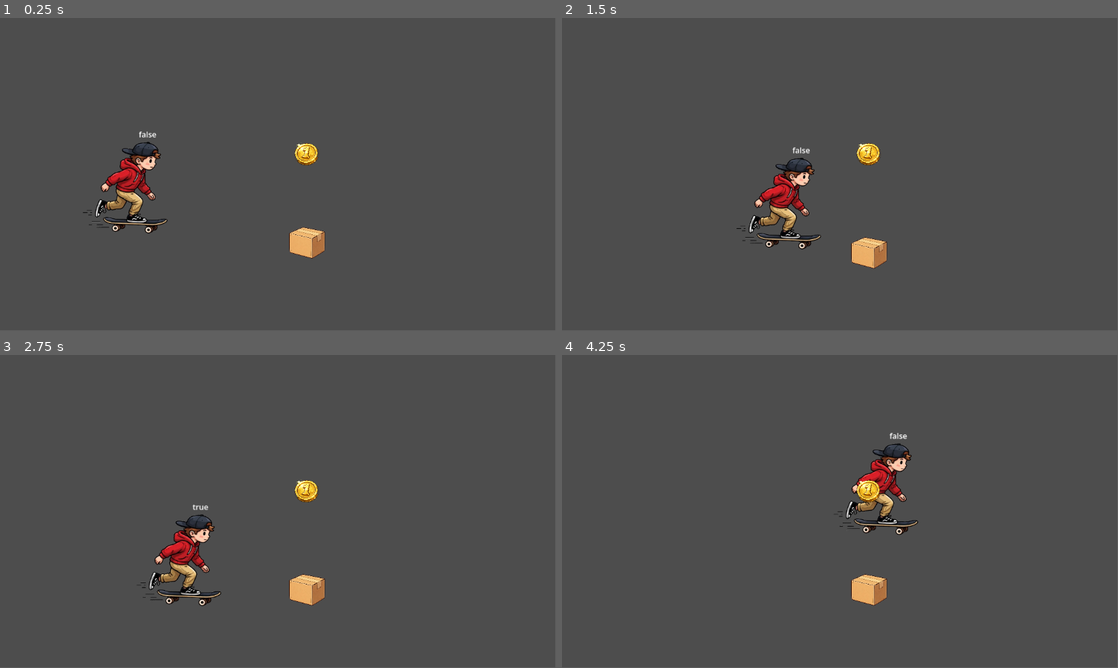
Above: before the commit, frames 1-4 (two rows, left to right).
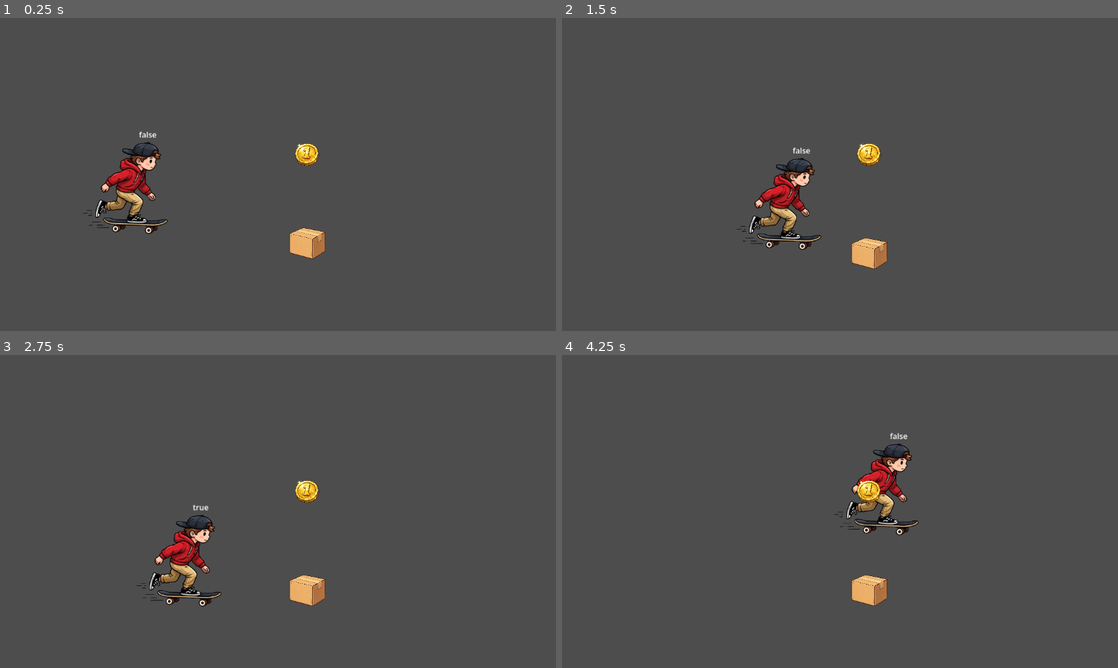
Above: after the commit, the same moments.

Repository: CCV-JamesNye/Game-Programming
Game: Godot game, scene res://Scenes/Skater_Scroller.tscn
The game is run twice, just before and just after one commit, with the same random seed, the same clock (stepped at 60 frames per second) and the same inputs. Before the commit the project starts from res://Skater_Scroller.tscn.
Inputs:
- Up to frame 1 (0.25 s): no input
- Up to frame 2 (1.5 s): hold D (move_right) from 0.53 s (still down); tap Space (jump) at 0.77 s
- Up to frame 3 (2.75 s): tap Space (jump) at 1.52 s; release D (move_right) at 2.03 s; hold A (move_left) from 2.03 s (still down)
- Up to frame 4 (4.25 s): release A (move_left) at 2.78 s; hold D (move_right) from 2.78 s (still down); tap Space (jump) at 3.02, 3.77 s
In our replay, the window is 799x449 before the commit and 800x450 after it. These sizes can differ from the game's own. Grey fills any space a smaller window leaves; there, only what the larger window draws over its background counts as a difference.

The runs differ from the first frame. In frame 1, 1.0% of the frame differs, in the area x 14-59%, y 36-78%; in frame 2, 1.1%; in frame 3, 1.1%, in the area x 24-59%, y 39-81%; in frame 4, 1.0%.

Commit message:
organization
messed with what the aspect ratio looks like - reverted to original

also did a bit of folder organization

Diff:
--- a/player-controller-prototype/Skater_Scroller.tscn
+++ b/player-controller-prototype/Scenes/Skater_Scroller.tscn
@@ -1,10 +1,10 @@
 [gd_scene format=3 uid="uid://d1x8pu4svba48"]
 
-[ext_resource type="Texture2D" uid="uid://dk6tbitixjktq" path="res://environment/cardboard_box2.png" id="1_38ol2"]
-[ext_resource type="Script" uid="uid://brrupedyn7vg2" path="res://Scripts/skater-character-body.gd" id="2_4c7b1"]
-[ext_resource type="Texture2D" uid="uid://7qec0m6eo6ik" path="res://player/skater-nobackground.png" id="3_s1e06"]
-[ext_resource type="Script" uid="uid://dhha3cxule17j" path="res://area_2d.gd" id="4_1q155"]
-[ext_resource type="Texture2D" uid="uid://cga2b12olqdsi" path="res://environment/coin.png" id="5_4c7b1"]
+[ext_resource type="Texture2D" uid="uid://dk6tbitixjktq" path="res://art/cardboard_box2.png" id="1_7dufk"]
+[ext_resource type="Script" uid="uid://brrupedyn7vg2" path="res://Scenes/Scripts/skater-character-body.gd" id="2_1h2ij"]
+[ext_resource type="Texture2D" uid="uid://7qec0m6eo6ik" path="res://player/skater-nobackground.png" id="3_6qg56"]
+[ext_resource type="Script" uid="uid://dhha3cxule17j" path="res://Scenes/Scripts/area_2d.gd" id="4_lv0gn"]
+[ext_resource type="Texture2D" uid="uid://cga2b12olqdsi" path="res://art/coin.png" id="5_4681y"]
 
 [sub_resource type="WorldBoundaryShape2D" id="WorldBoundaryShape2D_u302n"]
 
@@ -34,17 +34,17 @@
 
 [node name="Sprite2D" type="Sprite2D" parent="Box" unique_id=214887062]
 scale = Vector2(0.254, 0.254)
-texture = ExtResource("1_38ol2")
+texture = ExtResource("1_7dufk")
 
 [node name="Player" type="CharacterBody2D" parent="." unique_id=945709892]
 position = Vector2(280, 411)
 collision_layer = 3
-script = ExtResource("2_4c7b1")
+script = ExtResource("2_1h2ij")
 
 [node name="Skater" type="Sprite2D" parent="Player" unique_id=1994177209]
 position = Vector2(-5, -90)
 scale = Vector2(0.6535948, 0.6433823)
-texture = ExtResource("3_s1e06")
+texture = ExtResource("3_6qg56")
 
 [node name="CollisionShape2D" type="CollisionShape2D" parent="Player" unique_id=1193687925]
 position = Vector2(-8, -95)
@@ -61,7 +61,7 @@
 position = Vector2(636, 287)
 collision_layer = 0
 collision_mask = 2
-script = ExtResource("4_1q155")
+script = ExtResource("4_lv0gn")
 
 [node name="CollisionShape2D" type="CollisionShape2D" parent="Area2D" unique_id=348093990]
 light_mask = 0
@@ -71,4 +71,4 @@
 [node name="Sprite2D" type="Sprite2D" parent="Area2D" unique_id=634235119]
 light_mask = 0
 scale = Vector2(0.08593746, 0.082031265)
-texture = ExtResource("5_4c7b1")
+texture = ExtResource("5_4681y")
--- a/player-controller-prototype/project.godot
+++ b/player-controller-prototype/project.godot
@@ -11,9 +11,13 @@
 [application]
 
 config/name="Player Controller Prototype"
-run/main_scene="res://Skater_Scroller.tscn"
+run/main_scene="res://Scenes/Skater_Scroller.tscn"
 config/features=PackedStringArray("4.6", "GL Compatibility")
 config/icon="res://icon.svg"
+
+[display]
+
+window/stretch/mode="viewport"
 
 [input]
 
Renamed: player-controller-prototype/area_2d.gd -> player-controller-prototype/Scenes/Scripts/area_2d.gd
Renamed: player-controller-prototype/area_2d.gd.uid -> player-controller-prototype/Scenes/Scripts/area_2d.gd.uid
Renamed: player-controller-prototype/Scripts/player.gd -> player-controller-prototype/Scenes/Scripts/player.gd
Renamed: player-controller-prototype/Scripts/player.gd.uid -> player-controller-prototype/Scenes/Scripts/player.gd.uid
Renamed: player-controller-prototype/player_2.gd -> player-controller-prototype/Scenes/Scripts/player_2.gd
Renamed: player-controller-prototype/player_2.gd.uid -> player-controller-prototype/Scenes/Scripts/player_2.gd.uid
Renamed: player-controller-prototype/Scripts/skater-character-body.gd -> player-controller-prototype/Scenes/Scripts/skater-character-body.gd
Renamed: player-controller-prototype/Scripts/skater-character-body.gd.uid -> player-controller-prototype/Scenes/Scripts/skater-character-body.gd.uid
Renamed: player-controller-prototype/environment/cardboard_box2.png -> player-controller-prototype/art/cardboard_box2.png
Not shown, changed: player-controller-prototype/art/cardboard_box2.png.import
Renamed: player-controller-prototype/environment/coin.png -> player-controller-prototype/art/coin.png
Not shown, changed: player-controller-prototype/art/coin.png.import
